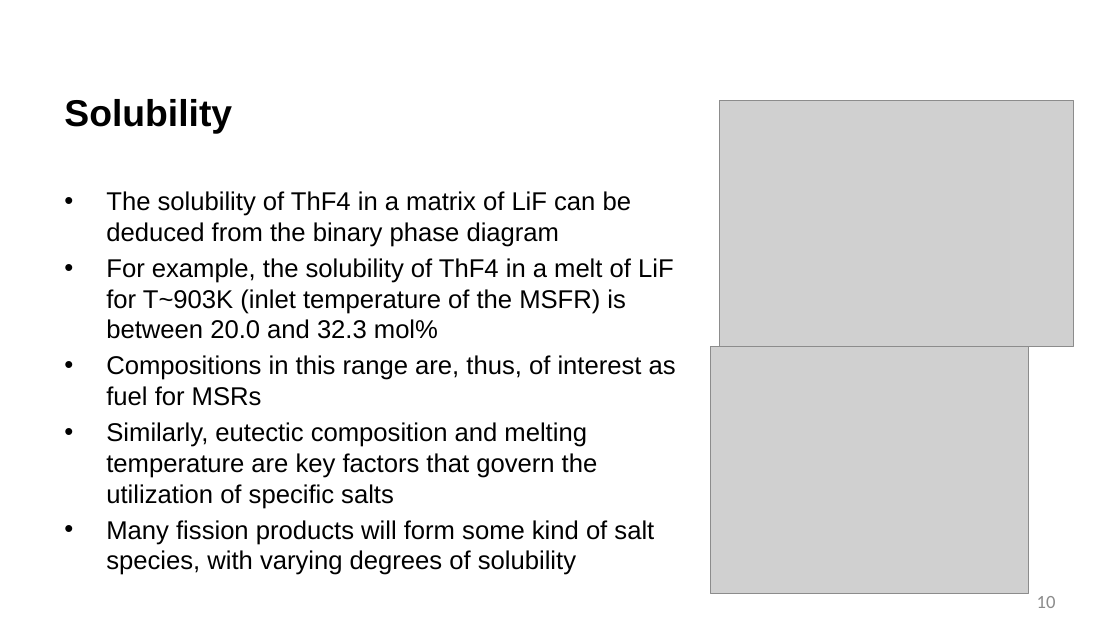
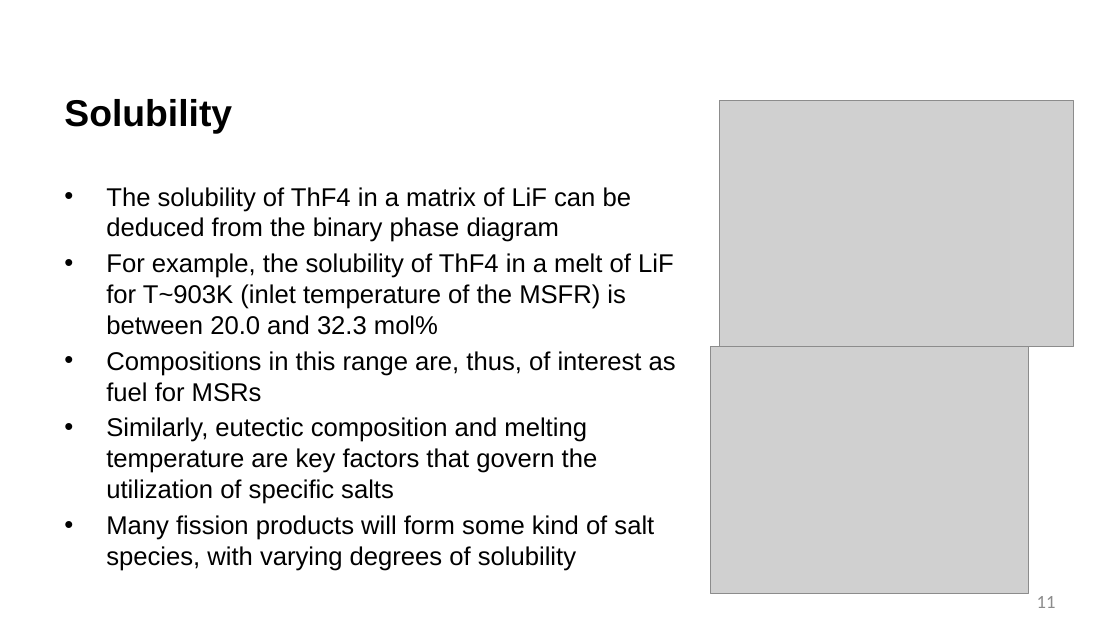
Before and after one commit to benbeeler/TEACHING, a slide deck: slide 11 of Advanced Reactor Materials/Fall2026/Lec14_MoltenSalts.pptx (slide 10 before the commit). Drawn at 1120x630 pixels with LibreOffice and Linux fonts; fonts in the diff are those of the drawing; grey boxes stand for pictures; background and template pictures are left out. Boxes give left, top, right and bottom in pixels: in the first picture for what was removed or moved away, otherwise in the second. Text is boxed around its words. In the diff, an @@ line names an element or a change of style, - is before the commit and + after.

```diff
--- a/Advanced Reactor Materials/Fall2026/Lec14_MoltenSalts.pptx
+++ b/Advanced Reactor Materials/Fall2026/Lec14_MoltenSalts.pptx
@@ text "The solubility of ThF4 in ..." moved from (x1=106, y1=191, x2=676, y2=575) to (x1=106, y1=187, x2=676, y2=571) @@
@@ page number at (x1=1037, y1=596, x2=1056, y2=608): text changed @@
-10
+11
```
Also in this commit, not shown: 13 other slides changed, 1 slide added, 24 slides removed, 17 other files.
